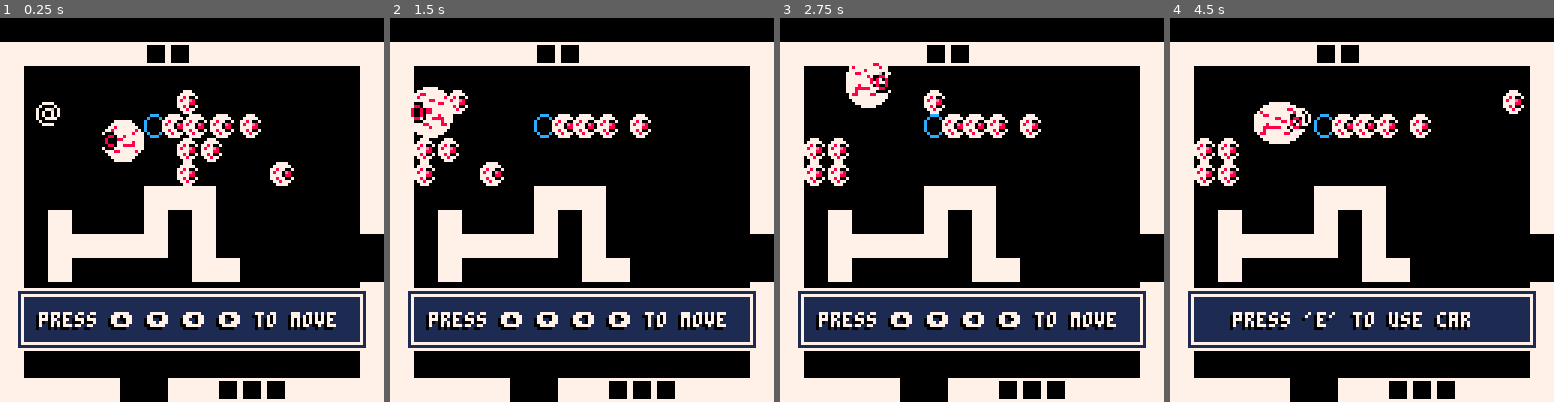
Above: before the commit, frames 1-4 (left to right).
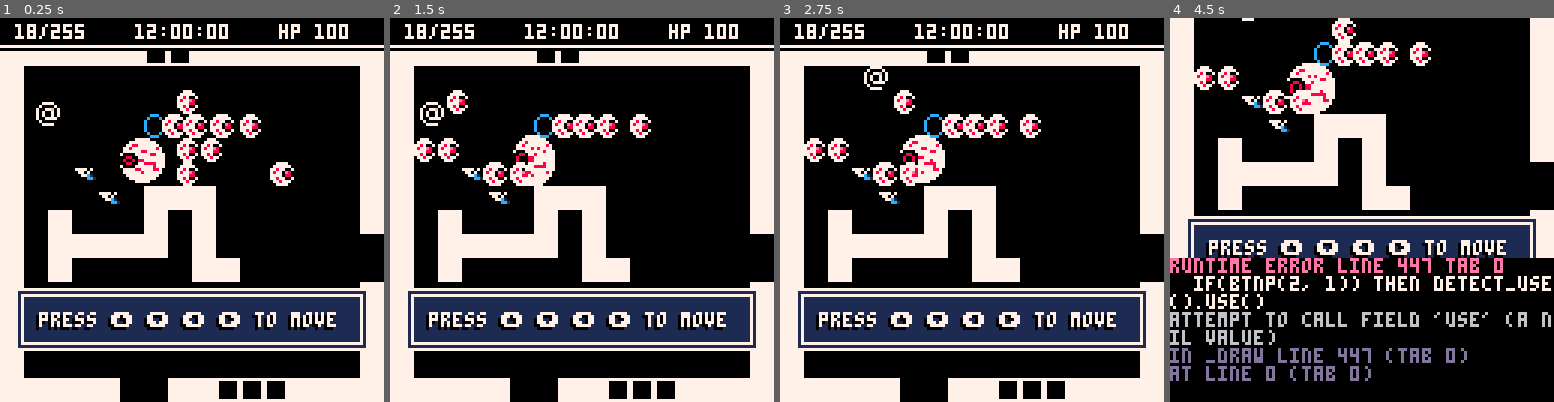
Above: after the commit, the same moments.

Repository: AlexanderClay/pico8-Projects
Game: PICO-8 cartridge hero.p8
Same seed, same stepped clock (60 frames per second), same inputs: the game is played once before the commit and once after it.
Inputs:
- Up to frame 1 (0.25 s): no input
- Up to frame 2 (1.5 s): tap X (X key) at 0.33, 1.07 s
- Up to frame 3 (2.75 s): hold Right 1.6-2.1 s; hold P2 Left 1.6-2.1 s; tap X (X key) at 1.85 s; hold Up 2.15-2.42 s; hold P2 Down 2.15-2.42 s; hold Right from 2.47 s (still down); hold P2 Left from 2.47 s (still down)
- Up to frame 4 (4.5 s): tap X (X key) at 2.97, 4.08 s; release Right at 3.03 s; release P2 Left at 3.03 s; hold Left 3.08-3.58 s; hold P2 Right 3.08-3.58 s; hold Down 3.63-3.97 s; hold P2 Up 3.63-3.97 s; hold Right from 4.02 s (still down); hold P2 Left from 4.02 s (still down)

The runs differ from the first frame. In frame 1, 4.3% of the frame differs, in the area x 0-100%, y 1-49%; in frame 2, 5.4%; in frame 3, 6.1%; in frame 4, 51%, in the area x 0-100%, y 0-100%.
Error after the commit: runtime error line 447 tab 0; if(btnp(2, 1)) then detect_use().use(); attempt to call field 'use' (a nil value)

Commit message:
hero: added logo

Diff:
--- a/hero.p8
+++ b/hero.p8
@@ -2,6 +2,12 @@
 version 16
 __lua__
 --[[
+
+	sfx channels
+	0 music
+	1	gun
+	2 enemies
+	3 player actions (walk, use)
 
  sfx0 - footstep
  sfx1 - bomb
@@ -72,8 +78,9 @@
 function setroom(x,y)
 	mapx=x
 	mapy=y
-	for tx=0,16 do
-	 for ty=0,16 do
+	sfx(5, 0)
+	for tx=x,x+16 do
+	 for ty=y,y+16 do
 	  -- eyeball monster
 	 	if(mget(tx,ty)==11) then
 	 		mset(tx,ty, 0)
@@ -90,7 +97,35 @@
     end
     add(solid_actors, enmy1)
 	 	end
-	 	-- car
+	 	-- gun1
+	 	if(mget(tx,ty)==21) then
+	 		mset(tx,ty, 0)
+    local g1=make_actor(tx+0.5,ty+0.5)
+    g1.name=" press 'e' to pickup gun"
+    g1.uw = 1 -- use-width
+    g1.moveable = 0.2
+    g1.uh = 1
+    g1.spr = 21
+    g1.active=true
+    g1.use = function()
+    	paused=true
+    	del(actor, g1)
+    	del(use_actors, g1)
+   	 del(solid_actors, g1)
+   	 g1=nil
+    	pl.g=gun1
+    	msg1="you found a pistol left\nfrom a previous police opporation."
+    	msg2="pres 'a' 'd' to shoot"
+    end
+    g1.update=function()
+    	if (abs(g1.dx)+abs(g1.dy) > 0.005) then
+      sfx(40, 2)
+     end
+    end
+    add(use_actors, g1)
+    add(solid_actors, g1)
+	 	end
+	 	--car
 	 	if(mget(tx,ty)==56) then
 	 		mset(tx,ty, 0)
     local car=make_actor(tx+0.5,ty+0.5)
@@ -102,7 +137,7 @@
     car.active=true
     car.update=function()
     	if (abs(car.dx)+abs(car.dy) > 0.005) then
-      sfx(40, 3)
+      sfx(40, 2)
      end
     end
     add(use_actors, car)
@@ -160,7 +195,7 @@
 		if ((abs(x) < (a.w+a2.uw) and
 		 (abs(y) < a.h+a2.uh)))
 		then
-			return a2.name
+			return a2
 		end
 	end
 
@@ -310,7 +345,7 @@
 
  if (abs(pl.dx)+abs(pl.dy) > 0.1
      and (pl.t%5) == 0) then
-  sfx(0)
+  sfx(0,3)
  end
 
 end
@@ -322,13 +357,18 @@
 	else return a+s end
 end
 function fire(dir)
+
+	sfx(pl.g.sfx, 1)
+	pl.cool = pl.g.cool
+
+	if(pl.g.name == 0) then
+		return
+	end
  local b = bullets.spawn(pl.x, pl.y)
 	b.dx=dir*0.3
 	b.tag="pl"
-	pl.cool = pl.g.cool
 
  pl.gdir=dir+0.1
-	sfx(pl.g.sfx, 3)
 end
 function _update()
 
@@ -384,26 +424,31 @@
  --print(stat(0), 20, 16)
 
  -- level1
- mapx = flr(pl.x/16)
-	mapy = flr(pl.y/16)
+ tmapx = flr(pl.x/16)
+	tmapy = flr(pl.y/16)
+	if(tmapx != mapx or tmapy != mapy) then
+	setroom(tmapx, tmapy)
+	end
  map(mapx*16,mapy*16,0,0.5,16,16)
 
  foreach(actor,draw_actor)
 
  --ui
- --[[
+
 	rectfill(0, 0, 127, 8, 0)
 	line(0, 9, 127, 9,7)
 	line(0, 10, 127, 10,0)
 	textshadow ("18/255    12:00:00    hp 100", 5, 2, 7)
- ]]
+
 	if (detect_use() != false) then
 
   rect(5, 90, 122, 110, 7)
   rectfill(6,91,121,109,1)
   rect(7, 92, 120, 108, 7)
- 	textshadow(detect_use(), 13, 98, 7)
-
+ 	textshadow(detect_use().name, 13, 98, 7)
+
+ 	if(btnp(2, 1)) then detect_use().use()
+ 	end
 
 	end
  if(paused) then
@@ -468,9 +513,11 @@
  bullets.make(bul)
 
 
- gun0={}
- gun0.cool=5
- gun0.sfx = 20
+ gun0={
+ 	name=0,
+	 cool=10,
+	 sfx = 23
+ }
 
  gun1={}
  gun1.cool=10
@@ -493,7 +540,7 @@
  pl.sprw = 8
  pl.sprh = 8
  pl.layer = 2
- pl.g = gun1 --weapon selection
+ pl.g = gun0 --weapon selection
  pl.cool = 5
  pl.hp=100
  pl.badhp=0
@@ -523,8 +570,8 @@
  chase.layer = 2
  chase.cool = 5
  chase.update = function()
- 	chase.sprsw = 16 + sin(chase.x*0.8)*2
- 	chase.sprsh = 16 + sin(chase.y)*2
+ 	chase.sprsw = 16 + sin(chase.t*0.05)*2
+ 	chase.sprsh = 16 + sin(chase.t*0.06)*2
 
 
  	if (pl.x > chase.x+0.1) then
@@ -533,8 +580,8 @@
  	chase.dir = lerp(chase.dir, chase.gdir, 0.5)
 
 
- 	chase.x = move2(chase.x,pl.x,0.1)
- 	chase.y = move2(chase.y,pl.y,0.1)
+ 	--chase.x = move2(chase.x,pl.x,0.1)
+ 	--chase.y = move2(chase.y,pl.y,0.1)
  end
 
 	setroom(0, 0)
@@ -678,9 +725,9 @@
 0200000000000000000b00000000000222000000000000000000000000000022020000000000000000000000000000020200000000000000000000000000000202000000000000000000000000000002020000000000000000000000000000020200000000000000000000000000000202000000000000000000000000000002
 02000000000038000b0b0b0b0000000222000000000000000000000000000022020000000000000000000000000000020200000000000000000000000000000202000000000000000000000000000002020000000000000000000000000000020200000000000000000000000000000202000000000000000000000000000002
 0200000000000000000b0b000000000222000000000000000000000000000022020000000000000000000000000000020200000000000000000000000000000202000000000000000000000000000002020000000000000000000000000000020200000000000000000000000000000202000000000000000000000000000002
-0200000000000000000b0000000b000222000000000000000000000000000022020000000000000000000000000000020200000000000000000000000000000202000000000000000000000000000002020000000000000000000000000000020200000000000000000000000000000202000000000000000000000000000002
-0200000000000202020000000000000222000000000000000000000000000022020000000000000000000000000000020200000000000000000000000000000202000000000000000000000000000002020000000000000000000000000000020200000000000000000000000000000202000000000000000000000000000002
-0200020000000200020000000000000222001500000000000000001600000022020000000000000000000000000000020200000000000000000000000000000202001500000000000000000000000002020015000000000000000000000000020200150000000000000000000000000202001500000000000000000000000002
+0200001500000000000b0000000b000222000000000000000000000000000022020000000000000000000000000000020200000000000000000000000000000202000000000000000000000000000002020000000000000000000000000000020200000000000000000000000000000202000000000000000000000000000002
+0200000015000202020000000000000222000000000000000000000000000022020000000000000000000000000000020200000000000000000000000000000202000000000000000000000000000002020000000000000000000000000000020200000000000000000000000000000202000000000000000000000000000002
+0200020000000200020000000000000222001515000000000000001600000022020000000000000000000000000000020200000000000000000000000000000202001500000000000000000000000002020015000000000000000000000000020200150000000000000000000000000202001500000000000000000000000002
 0200020202020200020000000000000000000000000000000000000000000022020000000000000000000000000000020200000000000000000000000000000202000000000000000000000000000002020000000000000000000000000000020200000000000000000000000000000202000000000000000000000000000002
 0200020000000000020200000000000000000000000000000000000000000022020000000000000000000000000000020200000000000000000000000000000202001500000000000000000000000002020015000000000000000000000000020200150000000000000000000000000202001500000000000000000000000002
 0200000000000000000000000000000222000000000000000000000000000022020000000000000000000000000000020200000000000000000000000000000202000000000000000000000000000002020000000000000000000000000000020200000000000000000000000000000202000000000000000000000000000002
Not shown, changed: 32 lines of the sprite sheet (__gfx__) section of hero.p8
Not shown, changed: the sound effects (__sfx__) section of hero.p8
